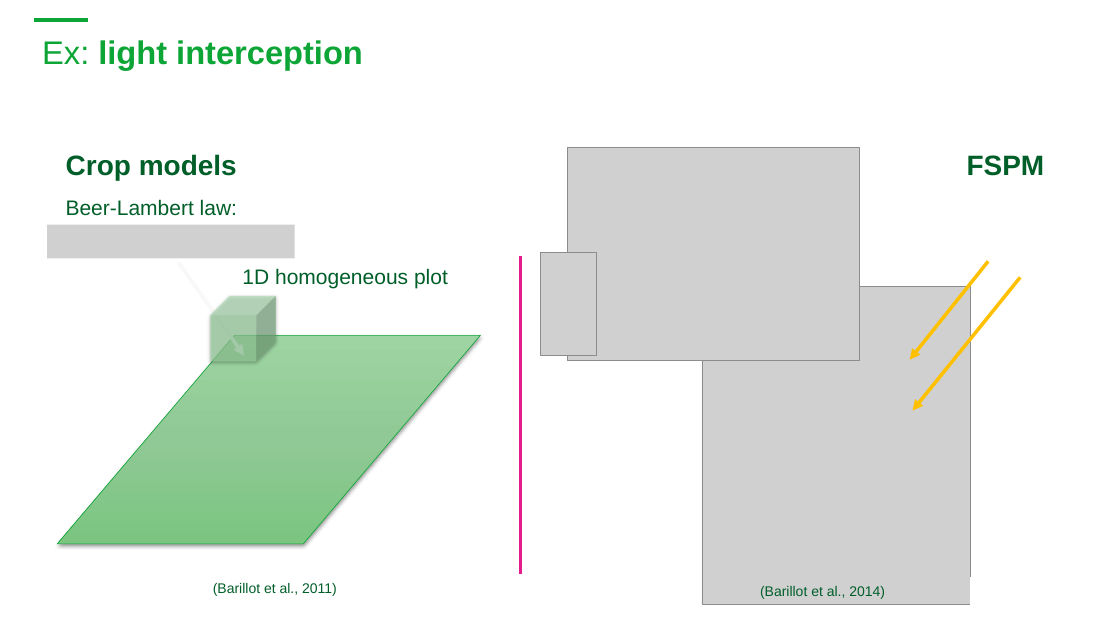
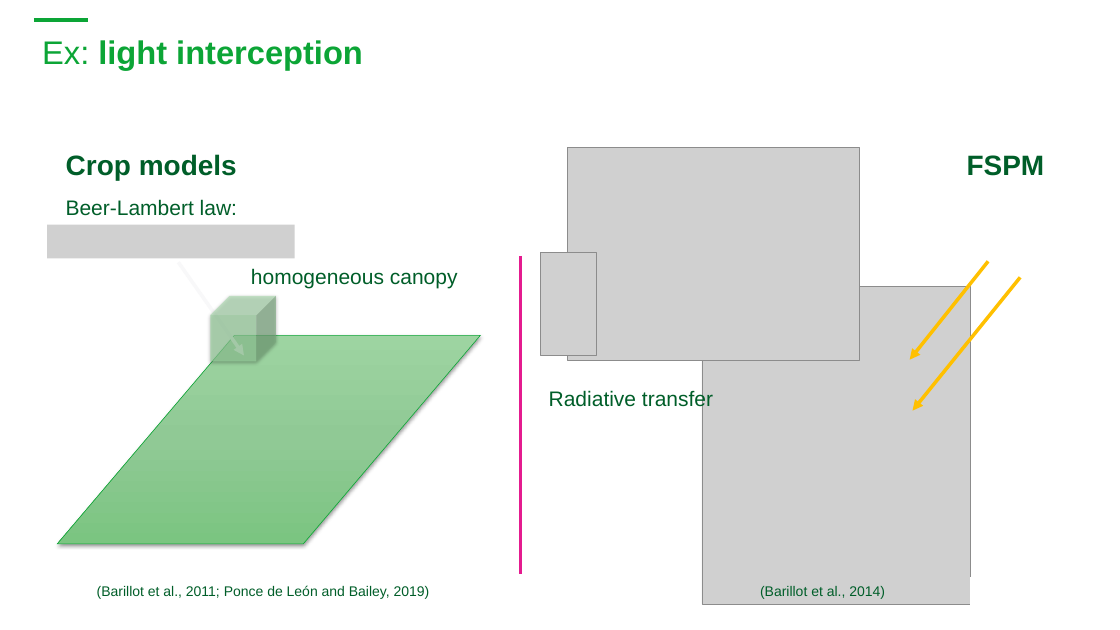
Before and after one commit to orianebro/PhD_Oriane, a slide deck: slide 4 of resources/ppt_Agapiades_28_05_2024_V2.pptx. Drawn at 1120x630 pixels with LibreOffice and Linux fonts; fonts in the diff are those of the drawing; grey boxes stand for pictures; background and template pictures are left out. Boxes give left, top, right and bottom in pixels: in the first picture for what was removed or moved away, otherwise in the second. Text is boxed around its words. In the diff, an @@ line names an element or a change of style, - is before the commit and + after.

```diff
--- a/resources/ppt_Agapiades_28_05_2024_V2.pptx
+++ b/resources/ppt_Agapiades_28_05_2024_V2.pptx
@@ text at (x1=251, y1=268, x2=458, y2=288): text changed @@
-1D homogeneous plot
+homogeneous canopy
@@ text added at (x1=549, y1=390, x2=713, y2=411), 18 pt, text #005E29 @@
+Radiative transfer
@@ text at (x1=97, y1=585, x2=430, y2=599): text changed @@
-(Barillot et al., 2011)
+(Barillot et al., 2011; Ponce de León and Bailey, 2019)
```
Also in this commit, not shown: 4 other slides changed, 41 other files.
